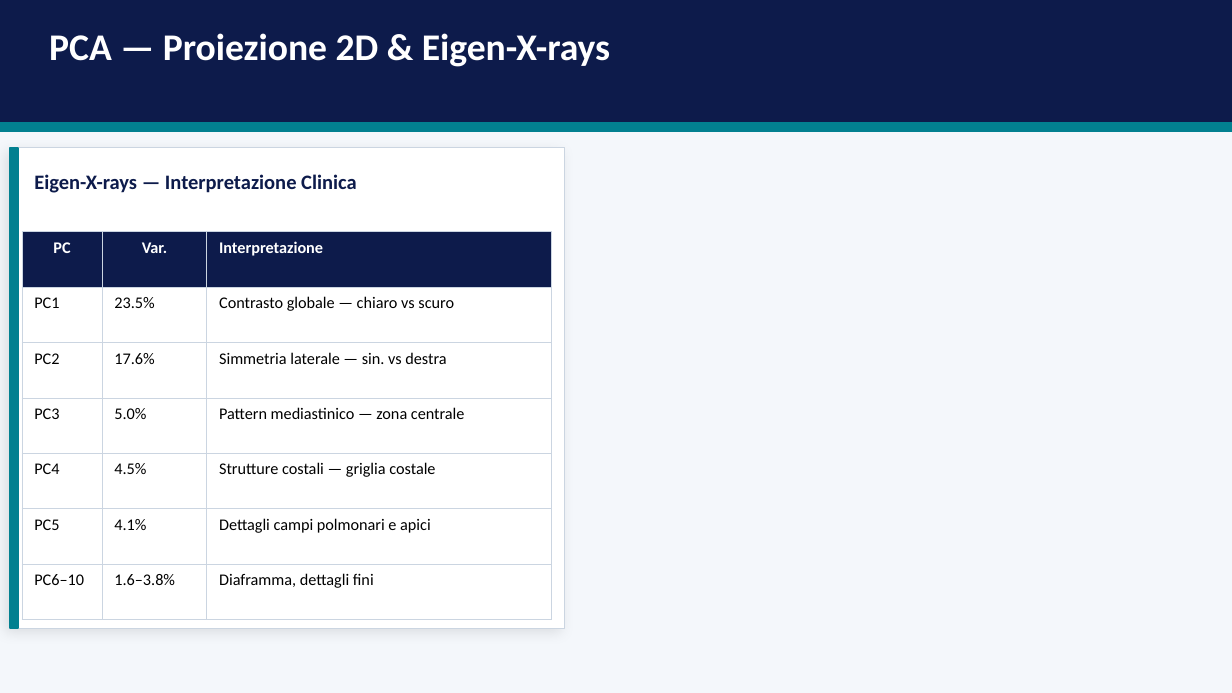
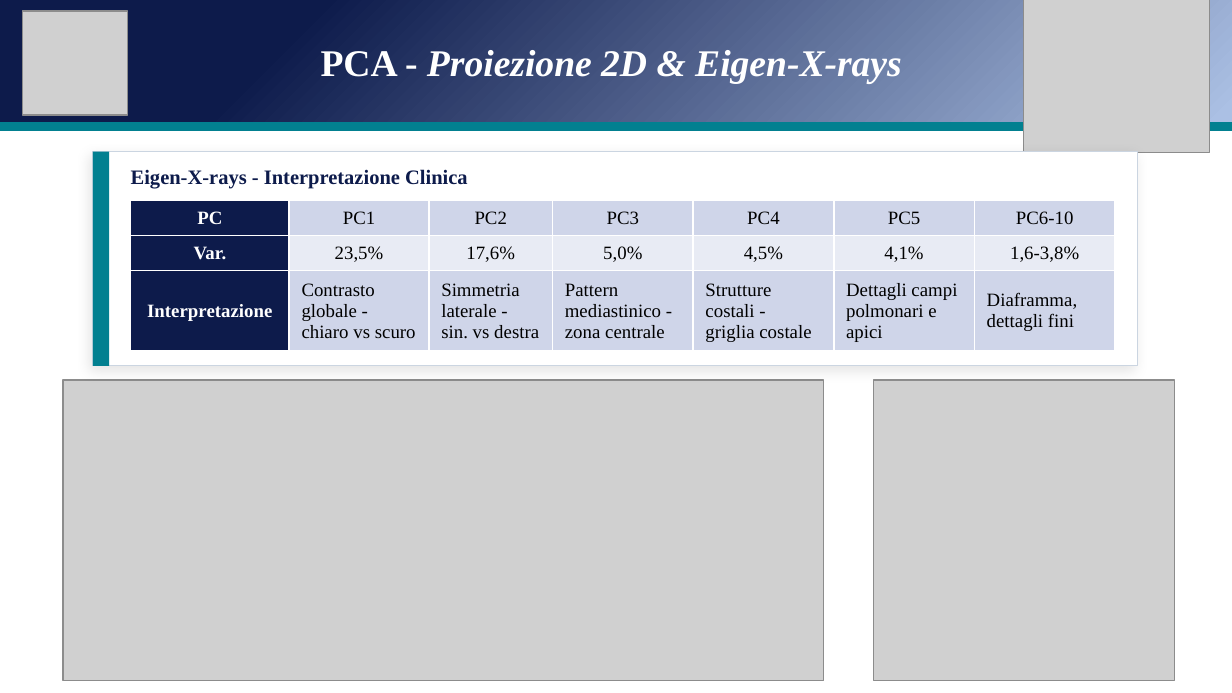
Before and after one commit to andreapatruno1/Image-Compression-and-Analysis, a slide deck: slide 14 of docs/SVD e PCA per l'analisi di immagini mediche.pptx (slide 13 before the commit). Drawn at 1232x693 pixels with LibreOffice and Linux fonts; fonts in the diff are those of the drawing; grey boxes stand for pictures. Boxes give left, top, right and bottom in pixels: in the first picture for what was removed or moved away, otherwise in the second. Text is boxed around its words. In the diff, an @@ line names an element or a change of style, - is before the commit and + after.

```diff
--- a/docs/SVD e PCA per l'analisi di immagini mediche.pptx
+++ b/docs/SVD e PCA per l'analisi di immagini mediche.pptx
@@ background #F4F7FB to #FFFFFF @@
@@ rectangle at [0,0,1232,123]: fill #0D1B4B to gradient #0D1B4B to #ABC0E4 to #C7D5ED; outline #0D1B4B 1 pt to none @@
@@ picture added at [22,11,127,115] @@
@@ picture added at [1024,0,1210,153] @@
@@ text at [321,50,902,84]: text changed; font Calibri to Times New Roman; italic on @@
-PCA — Proiezione 2D & Eigen-X-rays
+PCA - Proiezione 2D & Eigen-X-rays
@@ rectangle removed at [10,148,564,628] @@
@@ rectangle removed at [10,148,18,628] @@
@@ rectangle added at [92,152,1137,366], fill #FFFFFF, outline #CBD5E1 0.5 pt @@
@@ rectangle added at [92,152,108,366], fill #028090 @@
@@ text at [131,169,468,189]: text changed; font Calibri to Times New Roman @@
-Eigen-X-rays — Interpretazione Clinica
+Eigen-X-rays - Interpretazione Clinica
@@ table at [131,201,1114,351] @@
-PC | Var. | Interpretazione
-PC1 | 23.5% | Contrasto globale — chiaro vs scuro
-PC2 | 17.6% | Simmetria laterale — sin. vs destra
-PC3 | 5.0% | Pattern mediastinico — zona centrale
-PC4 | 4.5% | Strutture costali — griglia costale
-PC5 | 4.1% | Dettagli campi polmonari e apici
-PC6–10 | 1.6–3.8% | Diaframma, dettagli fini
+PC | PC1 | PC2 | PC3 | PC4 | PC5 | PC6-10
+Var. | 23,5% | 17,6% | 5,0% | 4,5% | 4,1% | 1,6-3,8%
+Interpretazione | Contrasto globale - chiaro vs scuro | Simmetria laterale - / sin. vs destra | Pattern mediastinico - zona centrale | Strutture costali - / griglia costale | Dettagli campi polmonari e apici | Diaframma, dettagli fini
@@ table: place and size @@
-table at [22,232,552,620]
+table at [131,201,1114,351]
@@ picture added at [63,381,823,681] @@
@@ picture added at [873,381,1174,681] @@
```
Also in this commit, not shown: 16 other slides changed, 3 slides added, 3 slides removed, 33 other files.
